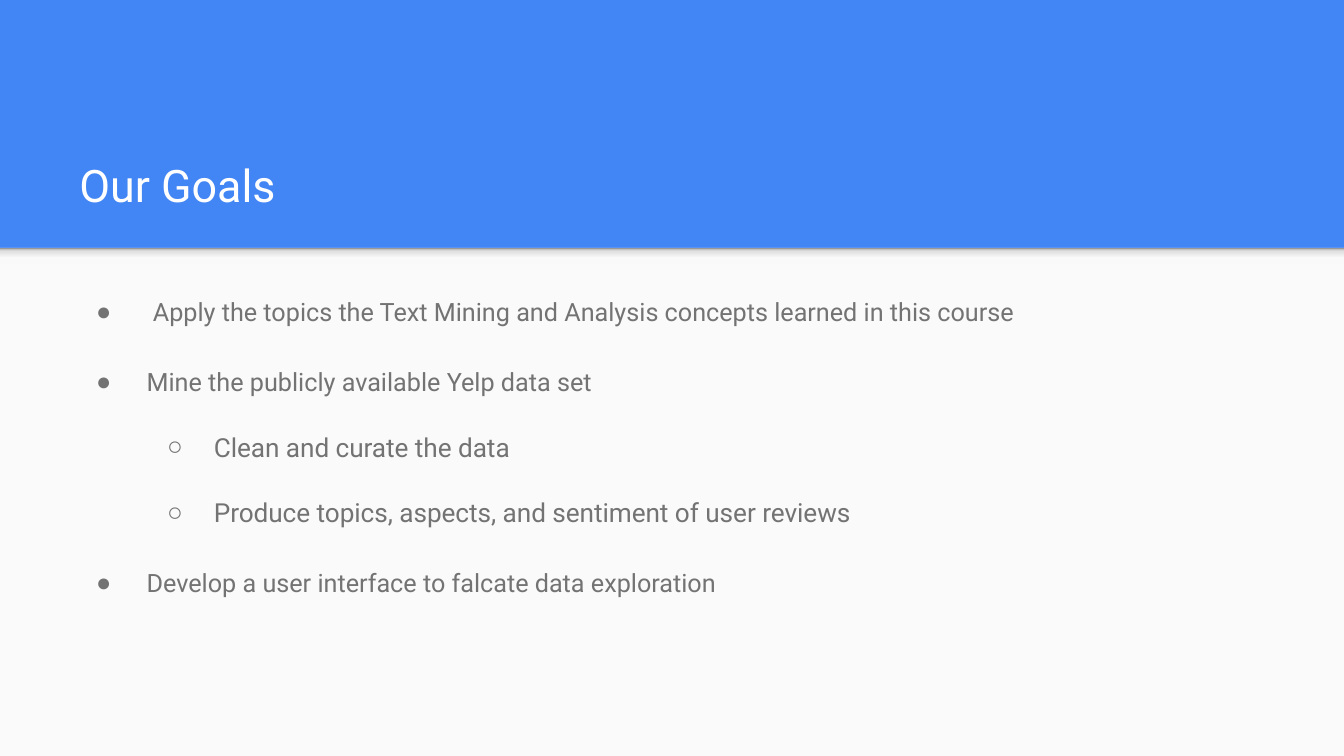
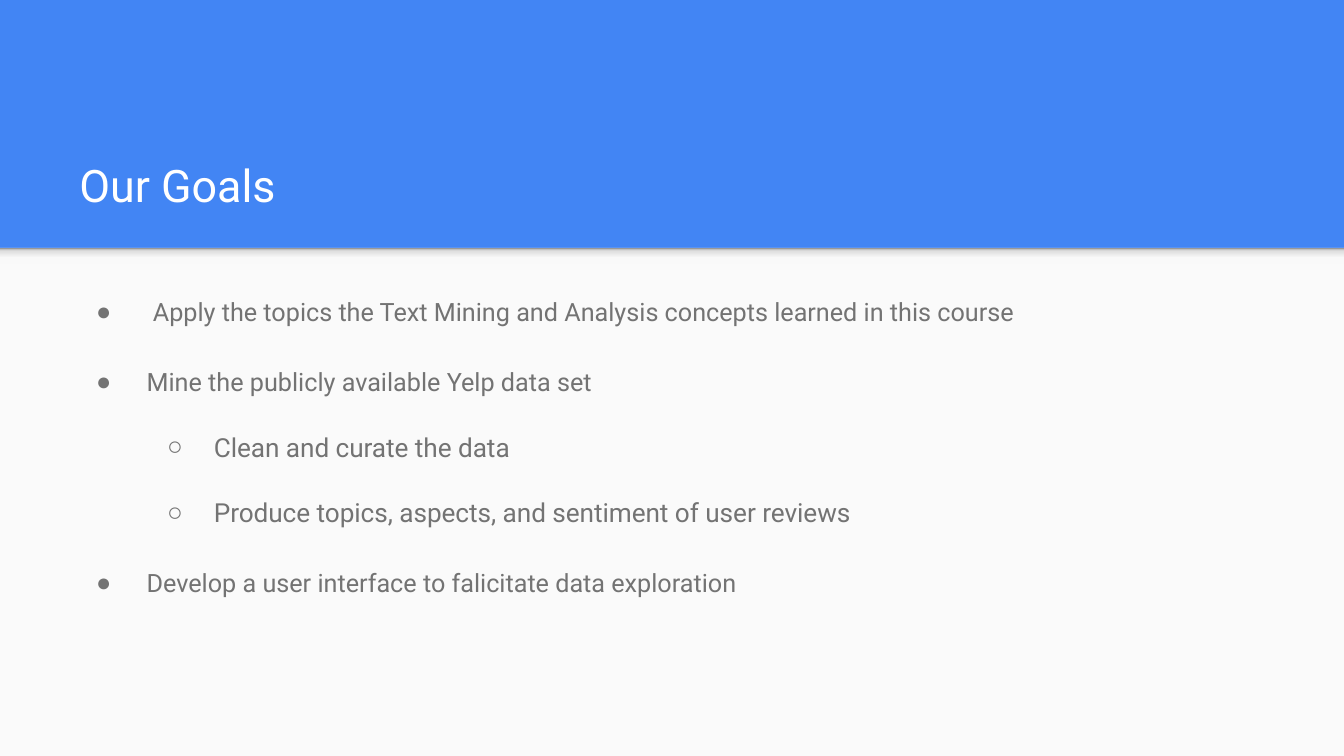
Before and after one commit to AsadBinImtiaz/CS410_UIUC, a slide deck: slide 4 of Presentations/CS410_FA2019_Presentation.pptx. Drawn at 1344x756 pixels with LibreOffice and Linux fonts; fonts in the diff are those of the drawing. Boxes give left, top, right and bottom in pixels: in the first picture for what was removed or moved away, otherwise in the second. Text is boxed around its words. In the diff, an @@ line names an element or a change of style, - is before the commit and + after.

Commit message:
edited ppt file

```diff
--- a/Presentations/CS410_FA2019_Presentation.pptx
+++ b/Presentations/CS410_FA2019_Presentation.pptx
@@ text at (147,573,736,597): text changed @@
-● Develop a user interface to falcate data exploration
+● Develop a user interface to falicitate data exploration
```
